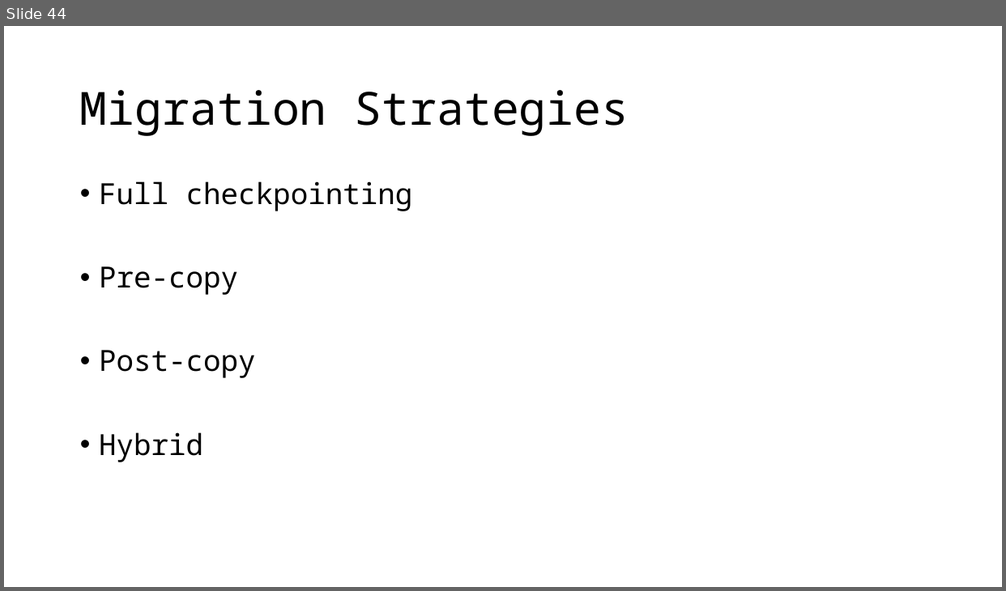
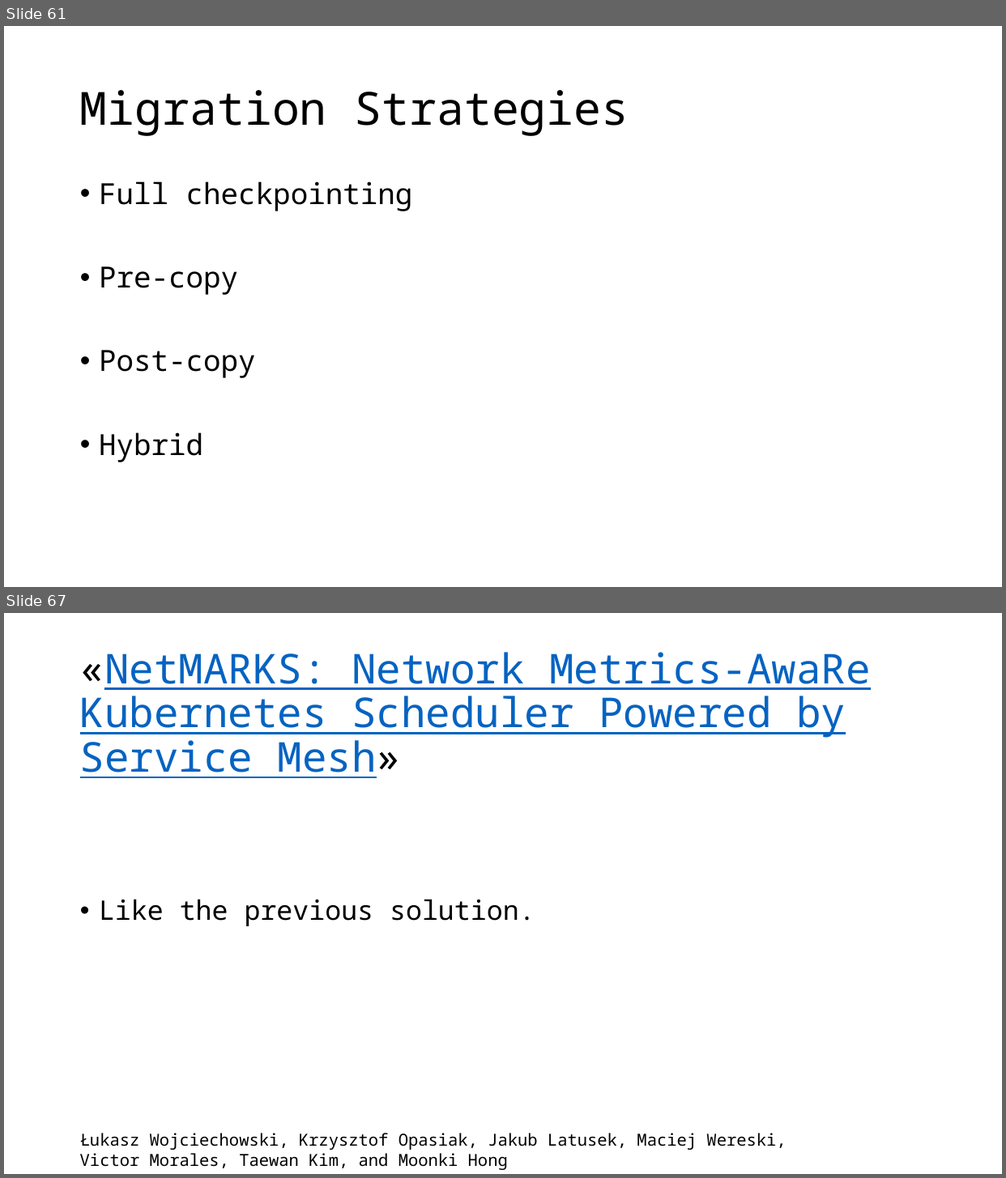
Before and after one commit to leonardopoggiani/Live-migration-Kubernetes-pods, a slide deck: presentazione_tesi.pptx. Shown one above the other, each under a label of ours: slide 44 before the commit, slides 61 and 67 after it; the slides between them are not shown. The pictures are 1006x591 and 1006x1178 pixels, drawn with LibreOffice and Linux fonts; fonts in the diff are those of the drawing. Boxes give left, top, right and bottom in pixels: in the first picture for what was removed or moved away, otherwise in the second. Text is boxed around its words. In the diff, an @@ line names an element or a change of style, - is before the commit and + after.

```diff
--- a/presentazione_tesi.pptx
+++ b/presentazione_tesi.pptx
@@ slide 67 added at box(4, 613, 1002, 1174), background #FFFFFF @@
@@ title added at box(80, 652, 870, 778), 39.6 pt, text #0563C1, underline @@
+«NetMARKS: Network Metrics-AwaRe Kubernetes Scheduler Powered by Service Mesh»
@@ text added at box(99, 899, 535, 926), 25.9 pt, text #000000 @@
+• Like the previous solution.
@@ text added at box(80, 1133, 786, 1170), 16 pt, text #000000 @@
+Łukasz Wojciechowski, Krzysztof Opasiak, Jakub Latusek, Maciej Wereski, Victor Morales, Taewan Kim, and Moonki Hong
@@ what was slide 44 is now slide 61 @@
```
Also in this commit, not shown: 12 slides changed, 36 other slides added, 3 slides removed, 1 other file.
